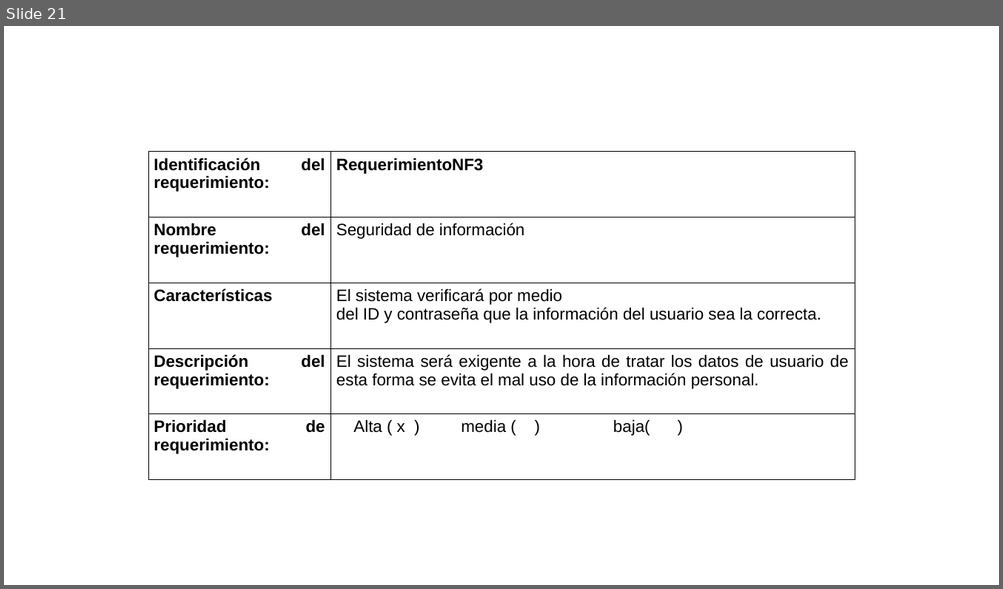
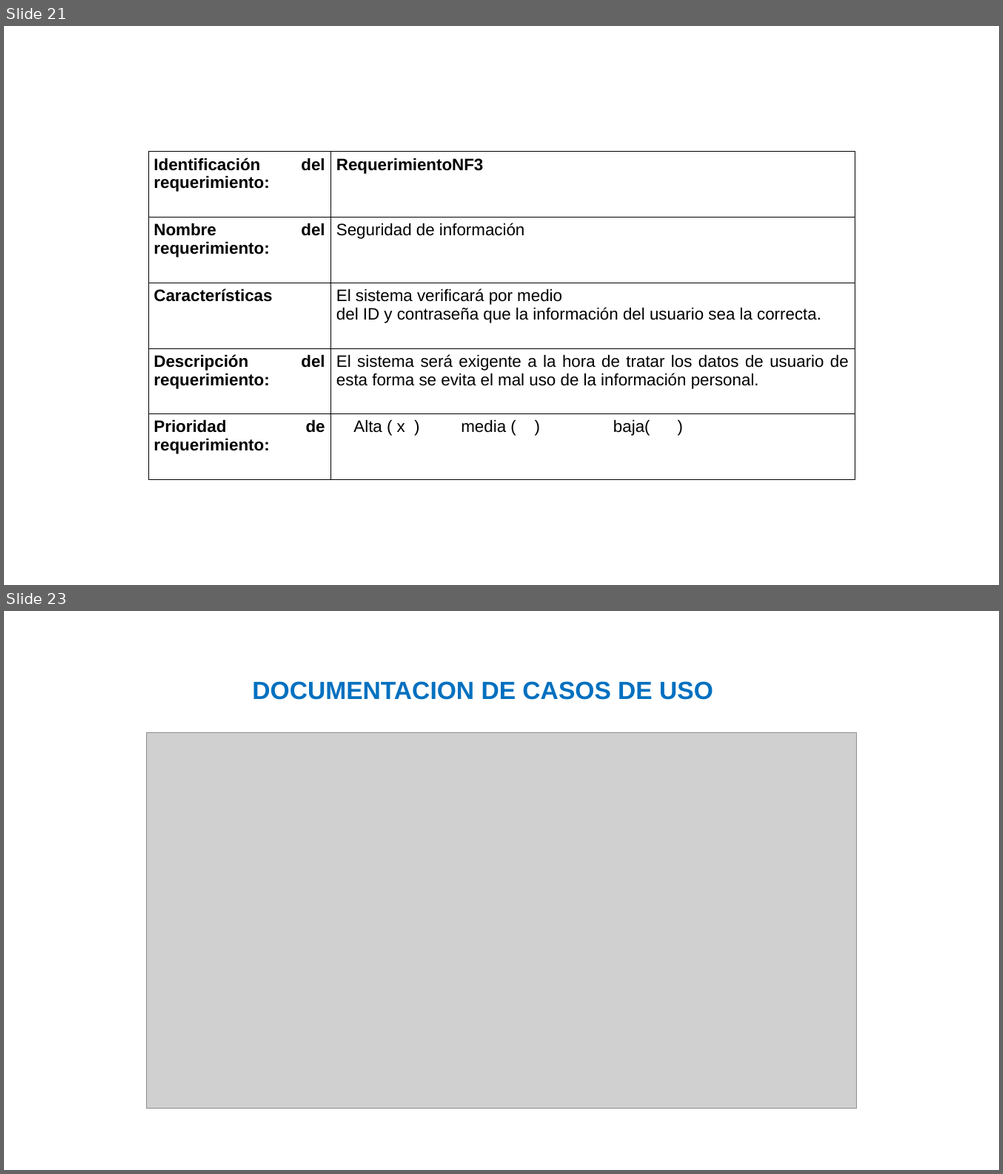
Before and after one commit to julianforero19/Proyecto_Parking, a slide deck: PLANTILLA_PRESENTACION_AVANCES_PROYECTO_.pptx. Shown one above the other, each under a label of ours: slide 21 before the commit, slides 21 and 23 after it; the slides between them are not shown. The pictures are 1003x589 and 1003x1174 pixels, drawn with LibreOffice and Linux fonts; fonts in the diff are those of the drawing; grey boxes stand for pictures; background and template pictures are left out. Boxes give left, top, right and bottom in pixels: in the first picture for what was removed or moved away, otherwise in the second. Text is boxed around its words. In the diff, an @@ line names an element or a change of style, - is before the commit and + after.

```diff
--- a/PLANTILLA_PRESENTACION_AVANCES_PROYECTO_.pptx
+++ b/PLANTILLA_PRESENTACION_AVANCES_PROYECTO_.pptx
@@ slide 23 added at bbox=[4, 611, 999, 1170], background picture (left out) @@
@@ text added at bbox=[252, 681, 713, 700], 24 pt, text #0070C0, bold @@
+DOCUMENTACION DE CASOS DE USO
@@ picture added at bbox=[147, 733, 856, 1110] @@
```
Also in this commit, not shown: 1 slide changed, 2 other slides added, 2 other files.
